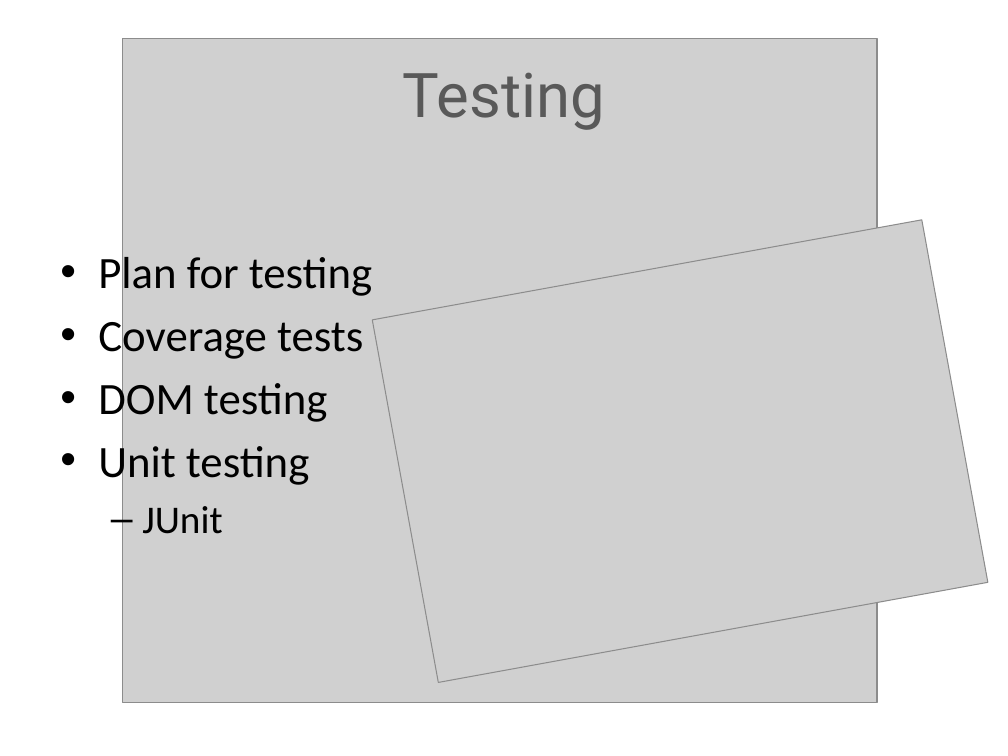
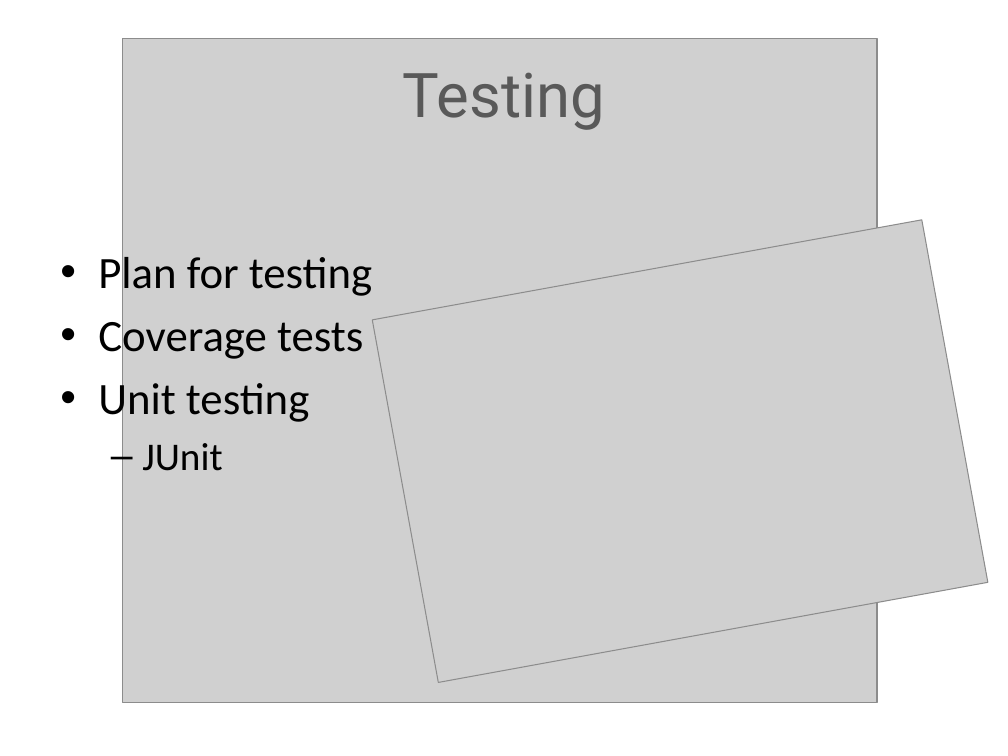
Before and after one commit to GRAAFYME/ContainingJ2P2P, a slide deck: slide 15 of Documentatie/Presentatie/ContainingPresentatie.pptx. Drawn at 1008x756 pixels with LibreOffice and Linux fonts; fonts in the diff are those of the drawing; grey boxes stand for pictures. Boxes give left, top, right and bottom in pixels: in the first picture for what was removed or moved away, otherwise in the second. Text is boxed around its words. In the diff, an @@ line names an element or a change of style, - is before the commit and + after.

Commit message:
Presentatie

```diff
--- a/Documentatie/Presentatie/ContainingPresentatie.pptx
+++ b/Documentatie/Presentatie/ContainingPresentatie.pptx
@@ text at [98, 377, 327, 426]: paragraph removed @@
-• DOM testing
```
